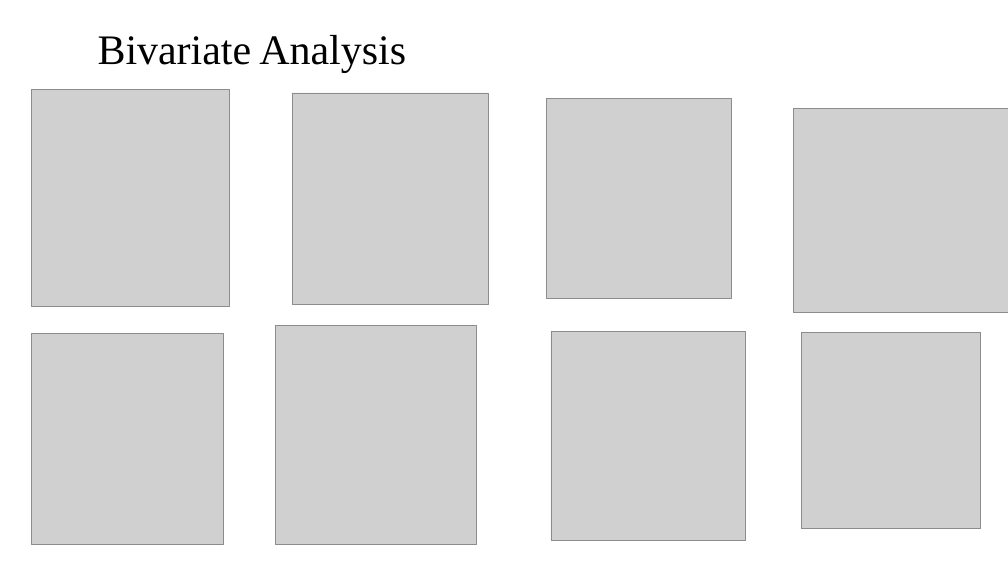
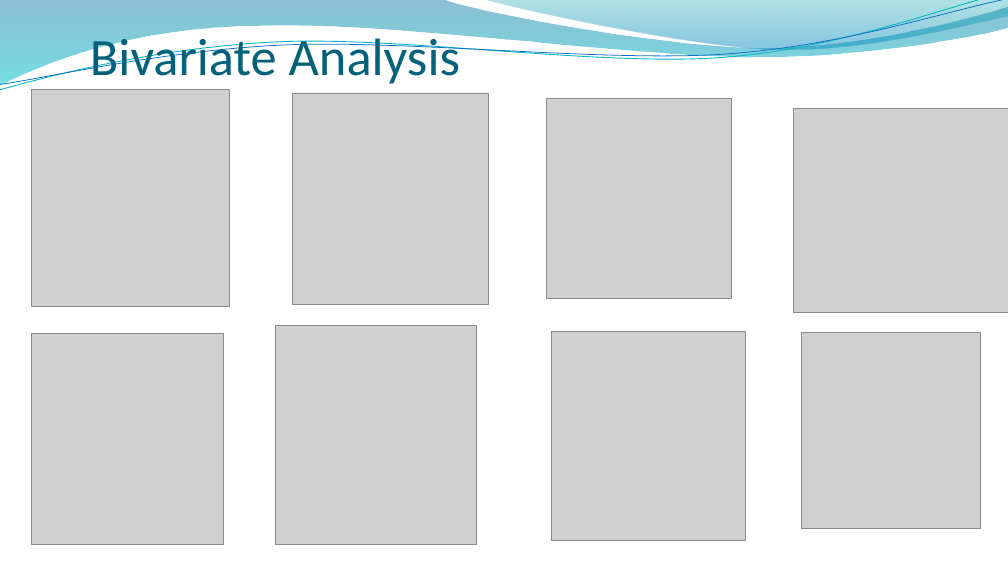
Before and after one commit to bfsi-capstone/CredxCapstoneDFS14, a slide deck: slide 11 of BFS_Capstone_Approach.pptx (slide 12 before the commit). Drawn at 1008x567 pixels with LibreOffice and Linux fonts; fonts in the diff are those of the drawing; grey boxes stand for pictures; background and template pictures are left out. Boxes give left, top, right and bottom in pixels: in the first picture for what was removed or moved away, otherwise in the second. Text is boxed around its words. In the diff, an @@ line names an element or a change of style, - is before the commit and + after.

```diff
--- a/BFS_Capstone_Approach.pptx
+++ b/BFS_Capstone_Approach.pptx
@@ freeform shape added at [0,0,1008,85], fill gradient #0074A1 to #00C6CF @@
@@ freeform shape added at [0,0,1008,94], outline #0AB8BF 0.85 pt @@
@@ freeform shape added at [0,0,1008,90], outline #0F6FC6 0.75 pt @@
@@ title "Bivariate Analysis" at [90,31,460,84]: size 40 to 50 pt, font Times New Roman to Calibri, text colour #000000 to #04617B; line spacing 0.9 to 1; vertical alignment middle to bottom @@
@@ freeform shape added at [483,0,1008,52], fill gradient #00A1A9 to #008BBF @@
```
Also in this commit, not shown: 10 other slides changed, 4 slides added, 6 slides removed.
